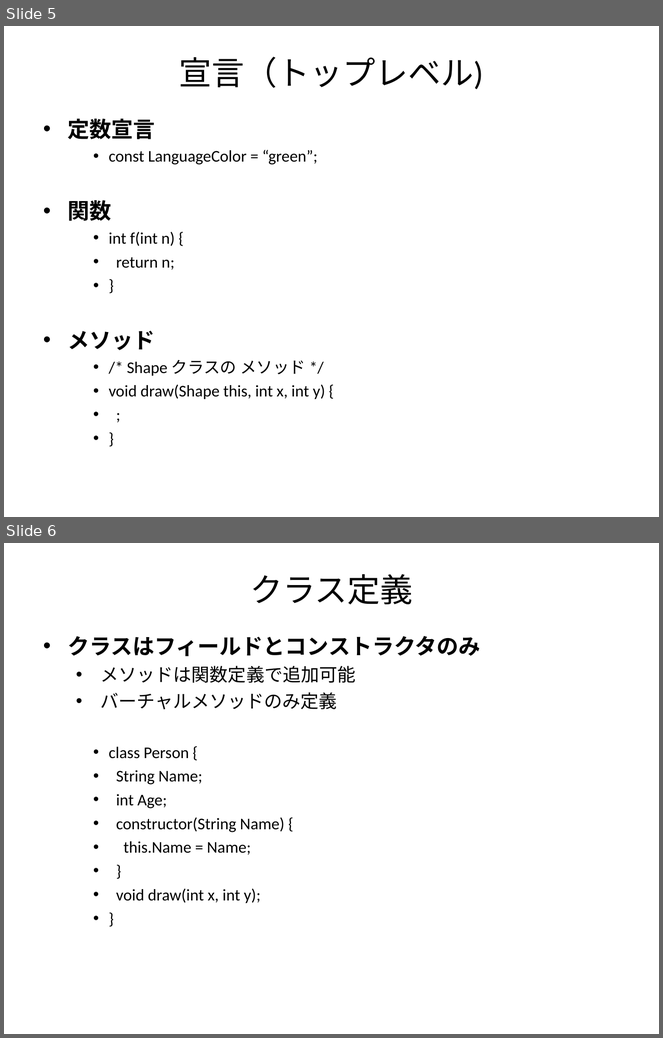
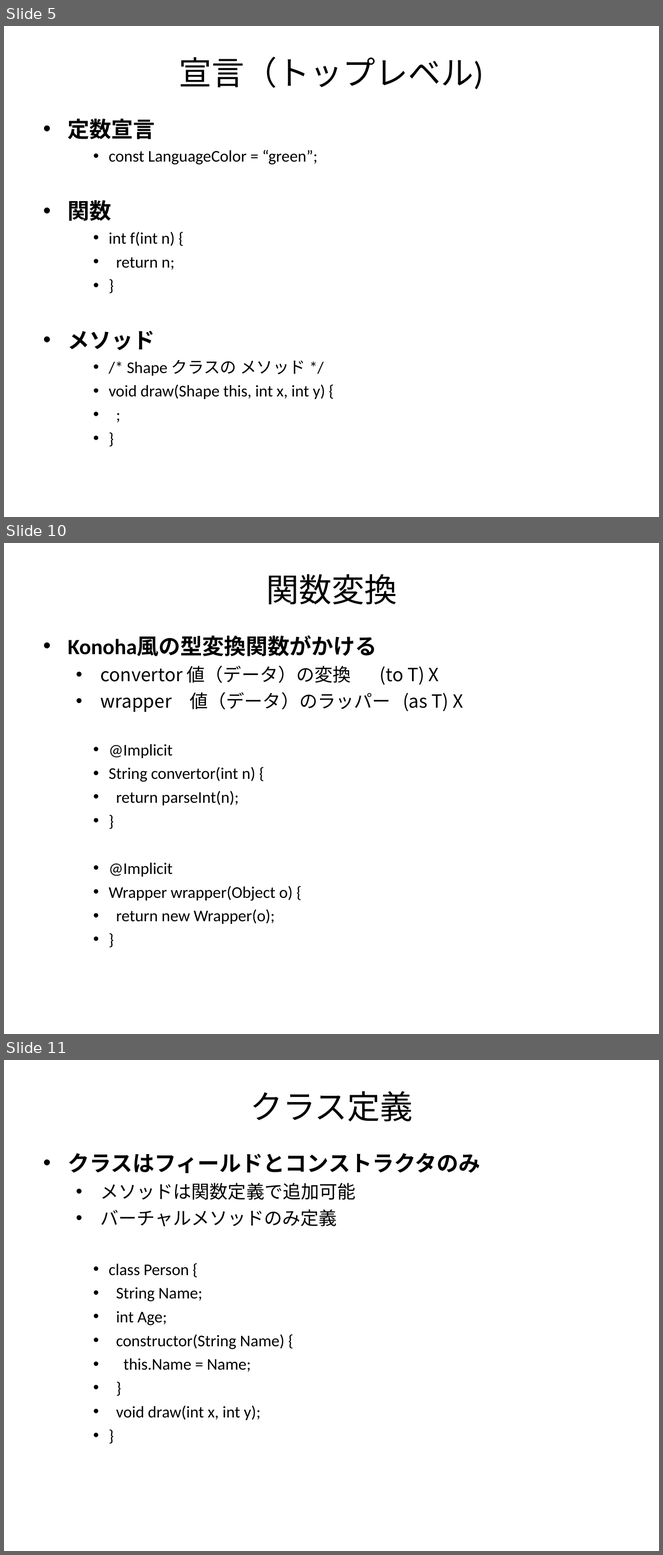
Before and after one commit to GreenTeaScript/GreenTeaScript, a slide deck: spec/GreenTeaScriptSpec.ppt. Shown one above the other, each under a label of ours: slides 5 and 6 before the commit, slides 5, 10 and 11 after it; the slides between them are not shown. The pictures are 663x1038 and 663x1555 pixels, drawn with LibreOffice and Linux fonts; fonts in the diff are those of the drawing. Boxes give left, top, right and bottom in pixels: in the first picture for what was removed or moved away, otherwise in the second. Text is boxed around its words. In the diff, an @@ line names an element or a change of style, - is before the commit and + after.

```diff
--- a/spec/GreenTeaScriptSpec.ppt
+++ b/spec/GreenTeaScriptSpec.ppt
@@ slide 10 added at (x1=4, y1=543, x2=659, y2=1034), background #FFFFFF @@
@@ title added at (x1=266, y1=574, x2=397, y2=604), 36 pt, text #000000 @@
+関数変換
@@ text added at (x1=68, y1=636, x2=464, y2=924), 18 pt, text #000000 @@
+• Konoha風の型変換関数がかける
+  • convertor 値（データ）の変換 (to T) X
+  • wrapper 値（データ）のラッパー (as T) X
+    • @Implicit
+    • String convertor(int n) {
+    • return parseInt(n);
+    • }
+    • @Implicit
+    • Wrapper wrapper(Object o) {
+    • return new Wrapper(o);
+    • }
@@ what was slide 6 is now slide 11 @@
```
Also in this commit, not shown: 3 slides changed, 4 other slides added, 2 other files.
